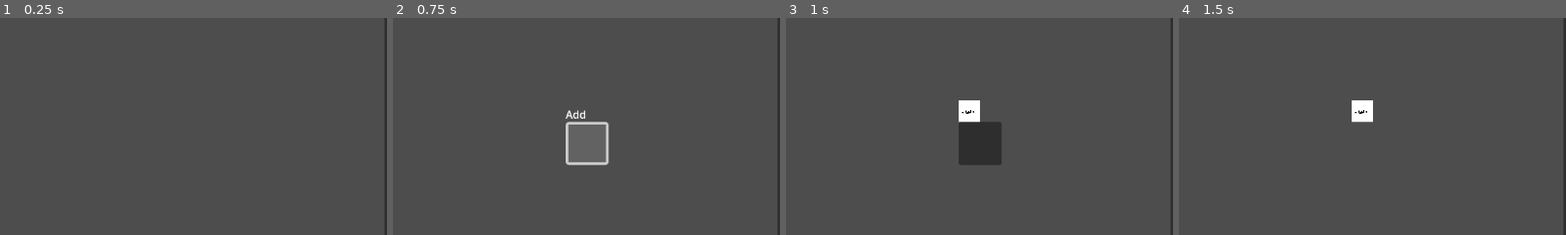
Above: before the commit, frames 1-4 (left to right).
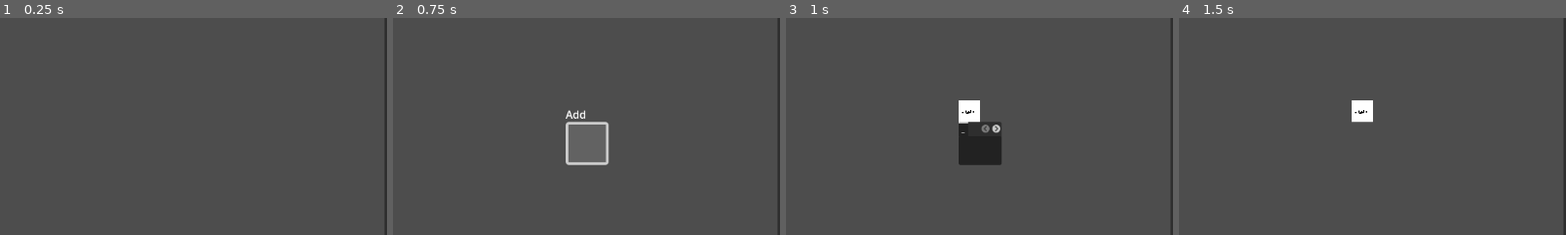
Above: after the commit, the same moments.

Repository: apia46/factorygraph
Game: Godot game, scene res://gui.tscn
Same seed, same stepped clock (60 frames per second), same inputs: the game is played once before the commit and once after it.
Inputs (mouse positions are % of the whole screen's width and height, from its top left):
- Up to frame 1 (0.25 s): no input
- Up to frame 2 (0.75 s): tap Enter at 0.5 s; move the mouse to (72, 45) at 0.52 s; tap 3 (editMode_addComponent) at 0.6 s; click (72, 45) at 0.67 s
- Up to frame 3 (1 s): no input
- Up to frame 4 (1.5 s): click (73, 43) at 1.25 s
The pictures show only the part of the screen within x 50-100%, y 21-71%; the shares and areas given below are measured in that part.

Frames 1-2 are identical in both runs. In frame 3, 0.2% of the frame differs, in the area x 44-56%, y 47-54%; in frame 4, nothing differs.

Commit message:
input exists

Diff:
--- a/component.tscn
+++ b/component.tscn
@@ -1,8 +1,9 @@
-[gd_scene load_steps=4 format=3 uid="uid://cmq5ib8kw1egv"]
+[gd_scene load_steps=5 format=3 uid="uid://cmq5ib8kw1egv"]
 
 [ext_resource type="Script" path="res://component.gd" id="1_umofg"]
-[ext_resource type="Texture2D" uid="uid://cj8gshm0ndgbw" path="res://wonderful.png" id="2_spdok"]
-[ext_resource type="Texture2D" uid="uid://bww0chf7pymm1" path="res://antiwonderful.png" id="3_7kr22"]
+[ext_resource type="Texture2D" uid="uid://cj8gshm0ndgbw" path="res://assets/wonderful.png" id="2_rdoi3"]
+[ext_resource type="Texture2D" uid="uid://bww0chf7pymm1" path="res://assets/antiwonderful.png" id="3_sfv60"]
+[ext_resource type="PackedScene" uid="uid://cp7mel8y1t700" path="res://input.tscn" id="4_3dchy"]
 
 [node name="component" type="Control"]
 layout_mode = 3
@@ -24,8 +25,8 @@
 
 [node name="icon" type="TextureButton" parent="iconContainer"]
 layout_mode = 2
-texture_normal = ExtResource("2_spdok")
-texture_pressed = ExtResource("3_7kr22")
+texture_normal = ExtResource("2_rdoi3")
+texture_pressed = ExtResource("3_sfv60")
 
 [node name="container" type="PanelContainer" parent="."]
 unique_name_in_owner = true
@@ -33,5 +34,18 @@
 offset_right = 40.0
 offset_bottom = 40.0
 
+[node name="tabs" type="TabContainer" parent="container"]
+layout_mode = 2
+
+[node name="_" type="MarginContainer" parent="container/tabs"]
+layout_mode = 2
+
+[node name="Settings" type="MarginContainer" parent="container/tabs"]
+visible = false
+layout_mode = 2
+
+[node name="input" parent="container/tabs/Settings" instance=ExtResource("4_3dchy")]
+layout_mode = 2
+
 [connection signal="pressed" from="iconContainer/icon" to="." method="_icon_pressed"]
 [connection signal="gui_input" from="container" to="." method="gui_input"]
--- a/gui.tscn
+++ b/gui.tscn
@@ -36,7 +36,7 @@
 
 [node name="graphViewport" type="SubViewport" parent="margins/vBox/graphCont"]
 handle_input_locally = false
-size = Vector2i(2, 2)
+size = Vector2i(1136, 597)
 size_2d_override_stretch = true
 render_target_update_mode = 4
 
--- /dev/null
+++ b/input.tscn
@@ -0,0 +1,29 @@
+[gd_scene load_steps=5 format=3 uid="uid://cp7mel8y1t700"]
+
+[ext_resource type="Texture2D" uid="uid://dfpdho27fo5cn" path="res://assets/gear.png" id="1_n0nq5"]
+[ext_resource type="Theme" uid="uid://bgvshrxj1877s" path="res://templates/themes/componentDefault.tres" id="1_vq7tn"]
+[ext_resource type="Texture2D" uid="uid://uqusiv7utopm" path="res://assets/antigear.png" id="2_vul7y"]
+
+[sub_resource type="StyleBoxEmpty" id="StyleBoxEmpty_qy6j3"]
+
+[node name="input" type="Control"]
+layout_mode = 3
+anchors_preset = 0
+
+[node name="PanelContainer" type="PanelContainer" parent="."]
+layout_mode = 0
+offset_right = 44.938
+offset_bottom = 22.0
+theme_override_styles/panel = SubResource("StyleBoxEmpty_qy6j3")
+
+[node name="LineEdit" type="LineEdit" parent="PanelContainer"]
+layout_mode = 2
+theme = ExtResource("1_vq7tn")
+
+[node name="TextureButton" type="TextureButton" parent="PanelContainer"]
+layout_mode = 2
+size_flags_horizontal = 8
+size_flags_vertical = 0
+mouse_filter = 1
+texture_normal = ExtResource("1_n0nq5")
+texture_pressed = ExtResource("2_vul7y")
--- a/templates/themes/componentDefault.tres
+++ b/templates/themes/componentDefault.tres
@@ -1,3 +1,57 @@
-[gd_resource type="Theme" format=3 uid="uid://bgvshrxj1877s"]
+[gd_resource type="Theme" load_steps=5 format=3 uid="uid://bgvshrxj1877s"]
+
+[sub_resource type="StyleBoxFlat" id="StyleBoxFlat_2fvlo"]
+content_margin_left = 4.0
+content_margin_top = 2.0
+content_margin_right = 4.0
+content_margin_bottom = 2.0
+bg_color = Color(0.1, 0.1, 0.1, 0.3)
+border_width_left = 1
+border_width_right = 1
+border_color = Color(0.175, 0.175, 0.175, 1)
+corner_detail = 1
+
+[sub_resource type="StyleBoxFlat" id="StyleBoxFlat_5m1ag"]
+content_margin_left = 4.0
+content_margin_top = 2.0
+content_margin_right = 4.0
+content_margin_bottom = 2.0
+bg_color = Color(0.1, 0.1, 0.1, 0.3)
+border_width_left = 1
+border_width_right = 1
+border_color = Color(0.175, 0.175, 0.175, 1)
+corner_detail = 1
+
+[sub_resource type="StyleBoxFlat" id="StyleBoxFlat_fvqf2"]
+content_margin_left = 4.0
+content_margin_top = 2.0
+content_margin_right = 4.0
+content_margin_bottom = 2.0
+bg_color = Color(0.1, 0.1, 0.1, 0.6)
+border_width_top = 2
+border_color = Color(1, 1, 1, 0.75)
+corner_detail = 1
+
+[sub_resource type="StyleBoxFlat" id="StyleBoxFlat_3sw83"]
+content_margin_left = 4.0
+content_margin_top = 2.0
+content_margin_right = 4.0
+content_margin_bottom = 2.0
+bg_color = Color(0, 0, 0, 0.6)
+border_width_left = 1
+border_width_right = 1
+border_color = Color(0.175, 0.175, 0.175, 1)
+corner_detail = 1
 
 [resource]
+LineEdit/font_sizes/font_size = 10
+MarginContainer/constants/margin_bottom = 8
+MarginContainer/constants/margin_left = 8
+MarginContainer/constants/margin_right = 8
+MarginContainer/constants/margin_top = 8
+TabContainer/constants/side_margin = 0
+TabContainer/font_sizes/font_size = 12
+TabContainer/styles/tab_disabled = SubResource("StyleBoxFlat_2fvlo")
+TabContainer/styles/tab_hovered = SubResource("StyleBoxFlat_5m1ag")
+TabContainer/styles/tab_selected = SubResource("StyleBoxFlat_fvqf2")
+TabContainer/styles/tab_unselected = SubResource("StyleBoxFlat_3sw83")
--- a/templates/themes/componentSelected.tres
+++ b/templates/themes/componentSelected.tres
@@ -20,5 +20,59 @@
 expand_margin_right = 1.0
 expand_margin_bottom = 1.0
 
+[sub_resource type="StyleBoxFlat" id="StyleBoxFlat_x6wkf"]
+content_margin_left = 4.0
+content_margin_top = 2.0
+content_margin_right = 4.0
+content_margin_bottom = 2.0
+bg_color = Color(0.1, 0.1, 0.1, 0.3)
+border_width_left = 1
+border_width_right = 1
+border_color = Color(0.175, 0.175, 0.175, 1)
+corner_detail = 1
+
+[sub_resource type="StyleBoxFlat" id="StyleBoxFlat_t7ms5"]
+content_margin_left = 4.0
+content_margin_top = 2.0
+content_margin_right = 4.0
+content_margin_bottom = 2.0
+bg_color = Color(0.1, 0.1, 0.1, 0.3)
+border_width_left = 1
+border_width_right = 1
+border_color = Color(0.175, 0.175, 0.175, 1)
+corner_detail = 1
+
+[sub_resource type="StyleBoxFlat" id="StyleBoxFlat_2rvr8"]
+content_margin_left = 4.0
+content_margin_top = 2.0
+content_margin_right = 4.0
+content_margin_bottom = 2.0
+bg_color = Color(0.1, 0.1, 0.1, 0.6)
+border_width_top = 2
+border_color = Color(1, 1, 1, 0.75)
+corner_detail = 1
+
+[sub_resource type="StyleBoxFlat" id="StyleBoxFlat_ndhxn"]
+content_margin_left = 4.0
+content_margin_top = 2.0
+content_margin_right = 4.0
+content_margin_bottom = 2.0
+bg_color = Color(0, 0, 0, 0.6)
+border_width_left = 1
+border_width_right = 1
+border_color = Color(0.175, 0.175, 0.175, 1)
+corner_detail = 1
+
 [resource]
+LineEdit/font_sizes/font_size = 10
+MarginContainer/constants/margin_bottom = 8
+MarginContainer/constants/margin_left = 8
+MarginContainer/constants/margin_right = 8
+MarginContainer/constants/margin_top = 8
 PanelContainer/styles/panel = SubResource("StyleBoxFlat_7o6e1")
+TabContainer/constants/side_margin = 0
+TabContainer/font_sizes/font_size = 12
+TabContainer/styles/tab_disabled = SubResource("StyleBoxFlat_x6wkf")
+TabContainer/styles/tab_hovered = SubResource("StyleBoxFlat_t7ms5")
+TabContainer/styles/tab_selected = SubResource("StyleBoxFlat_2rvr8")
+TabContainer/styles/tab_unselected = SubResource("StyleBoxFlat_ndhxn")
Binary file added: assets/antigear.png
Not shown, added: assets/antigear.png.import
Renamed: antiwonderful.png -> assets/antiwonderful.png
Not shown, changed: assets/antiwonderful.png.import
Binary file added: assets/gear.png
Not shown, changed: assets/gear.png.import
Renamed: wonderful.png -> assets/wonderful.png
Not shown, added: assets/wonderful.png.import
Not shown: 1 places in templates/themes/componentSelected.tres that only renumber resources
